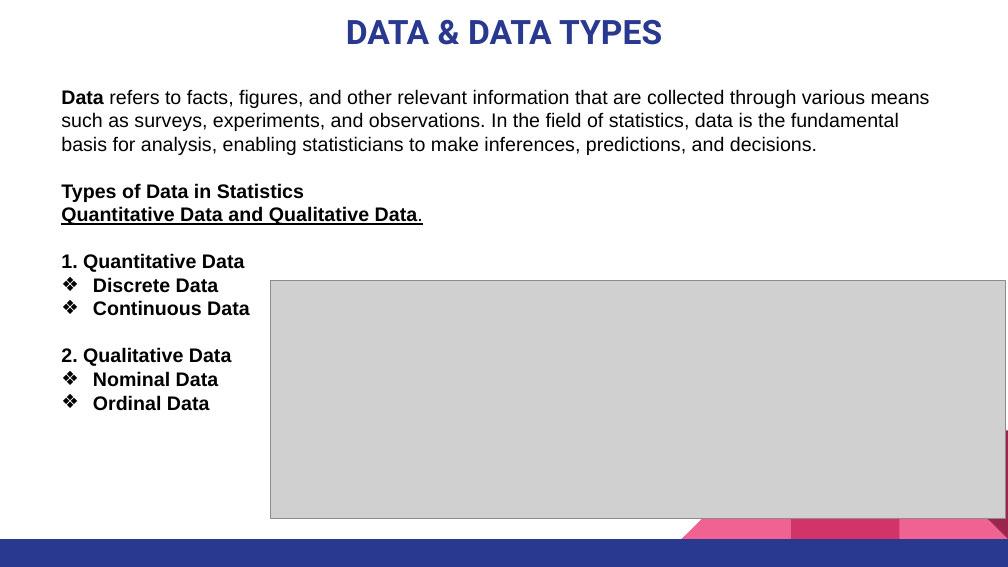
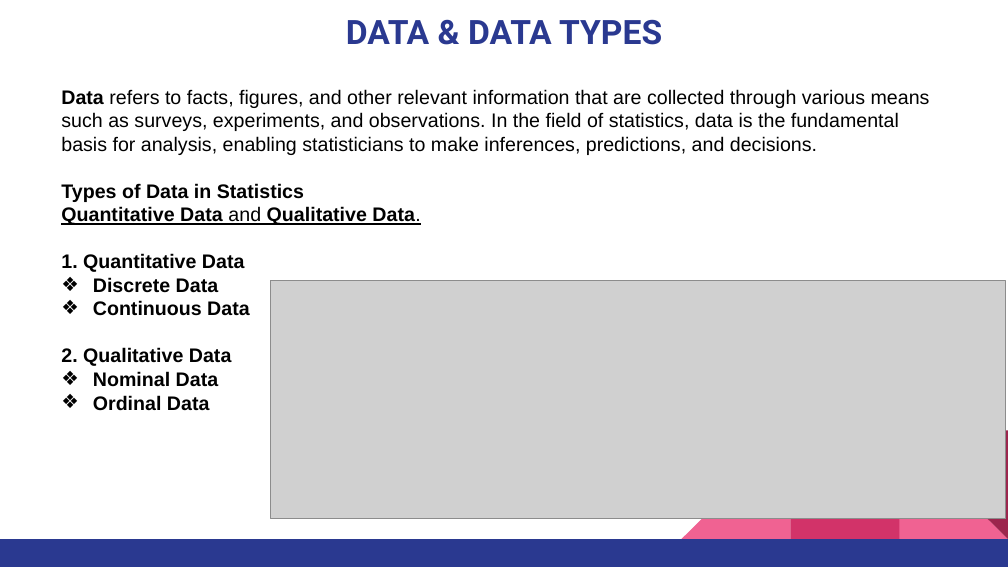
Before and after one commit to pnytrainingrepo/artificial-intelligence, a slide deck: slide 2 of AI-DataScience.pptx. Drawn at 1008x567 pixels with LibreOffice and Linux fonts; fonts in the diff are those of the drawing; grey boxes stand for pictures. Boxes give left, top, right and bottom in pixels: in the first picture for what was removed or moved away, otherwise in the second. Text is boxed around its words. In the diff, an @@ line names an element or a change of style, - is before the commit and + after.

```diff
--- a/AI-DataScience.pptx
+++ b/AI-DataScience.pptx
@@ text at bbox=[61, 206, 420, 226]: bold off in "and" @@
```
Also in this commit, not shown: 1 other slide changed, 11 slides added, 8 other files.
